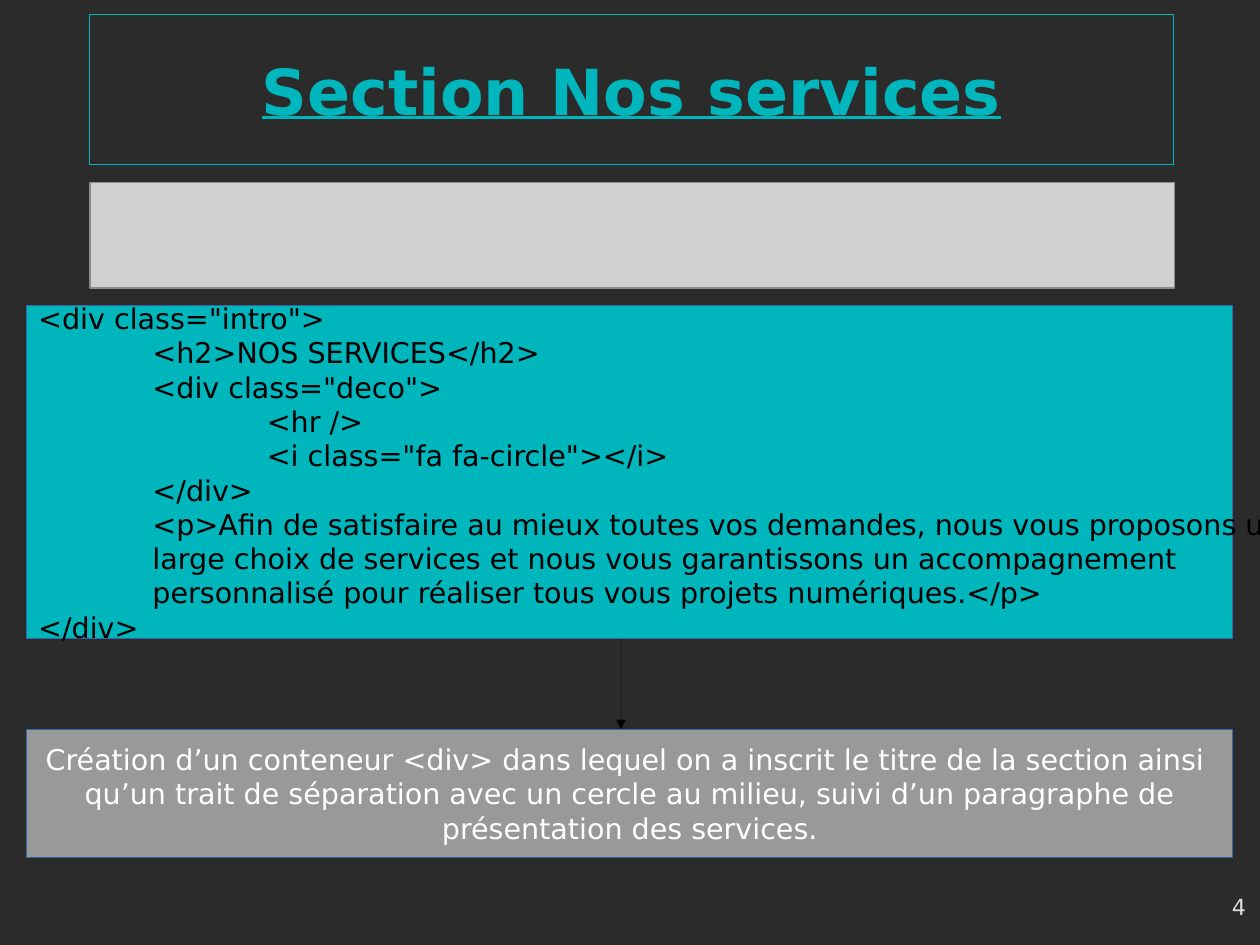
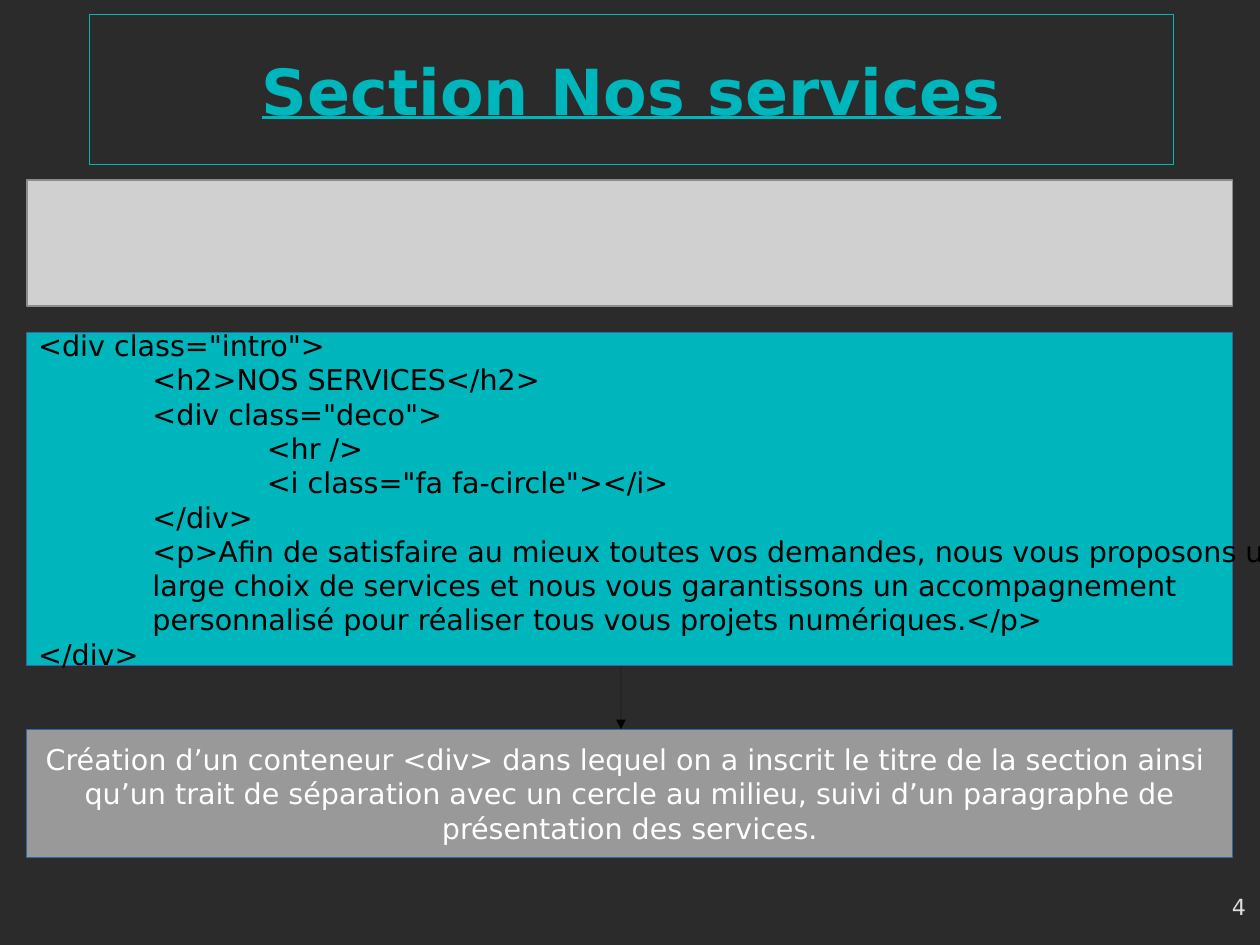
Before and after one commit to gambit13009/webagency, a slide deck: slide 4 of Webagency-presentation.odp. Drawn at 1260x945 pixels with LibreOffice and Linux fonts; fonts in the diff are those of the drawing; grey boxes stand for pictures; background and template pictures are left out; a plain dark background stands for a picture behind light text. Boxes give left, top, right and bottom in pixels: in the first picture for what was removed or moved away, otherwise in the second. Text is boxed around its words. In the diff, an @@ line names an element or a change of style, - is before the commit and + after.

```diff
--- a/Webagency-presentation.odp
+++ b/Webagency-presentation.odp
@@ picture: place and size @@
-picture at box(90, 183, 1175, 288)
+picture at box(27, 180, 1234, 305)
@@ rectangle "<div class="intro">": place and size @@
-rectangle "<div class="intro">" at box(27, 306, 1234, 639)
+rectangle "<div class="intro">" at box(27, 333, 1234, 665)
@@ arrow moved from (621, 639) - (621, 729) to (621, 667) - (621, 729) @@
```
Also in this commit, not shown: 3 other slides changed, 3 other files.
